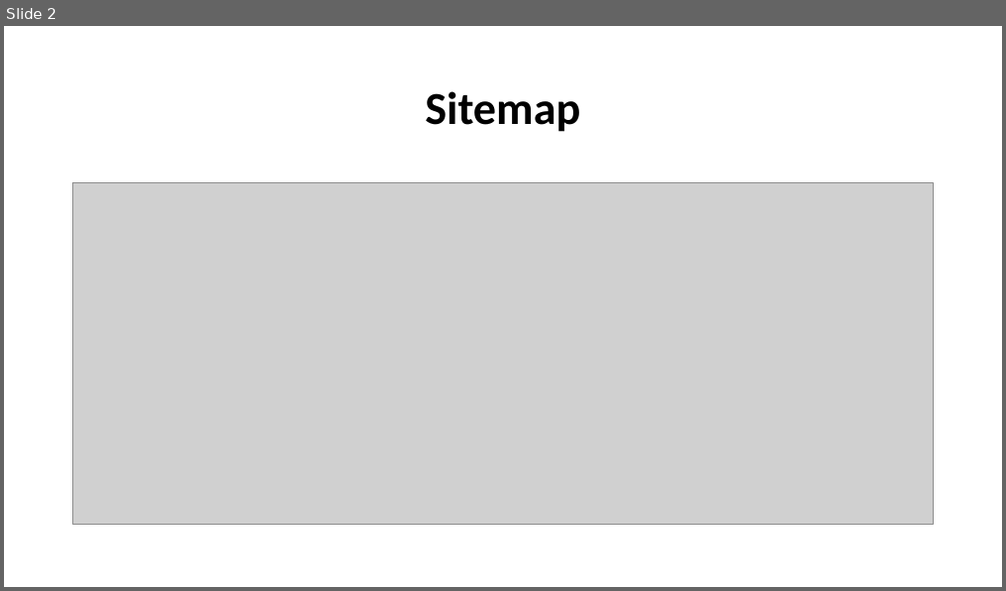
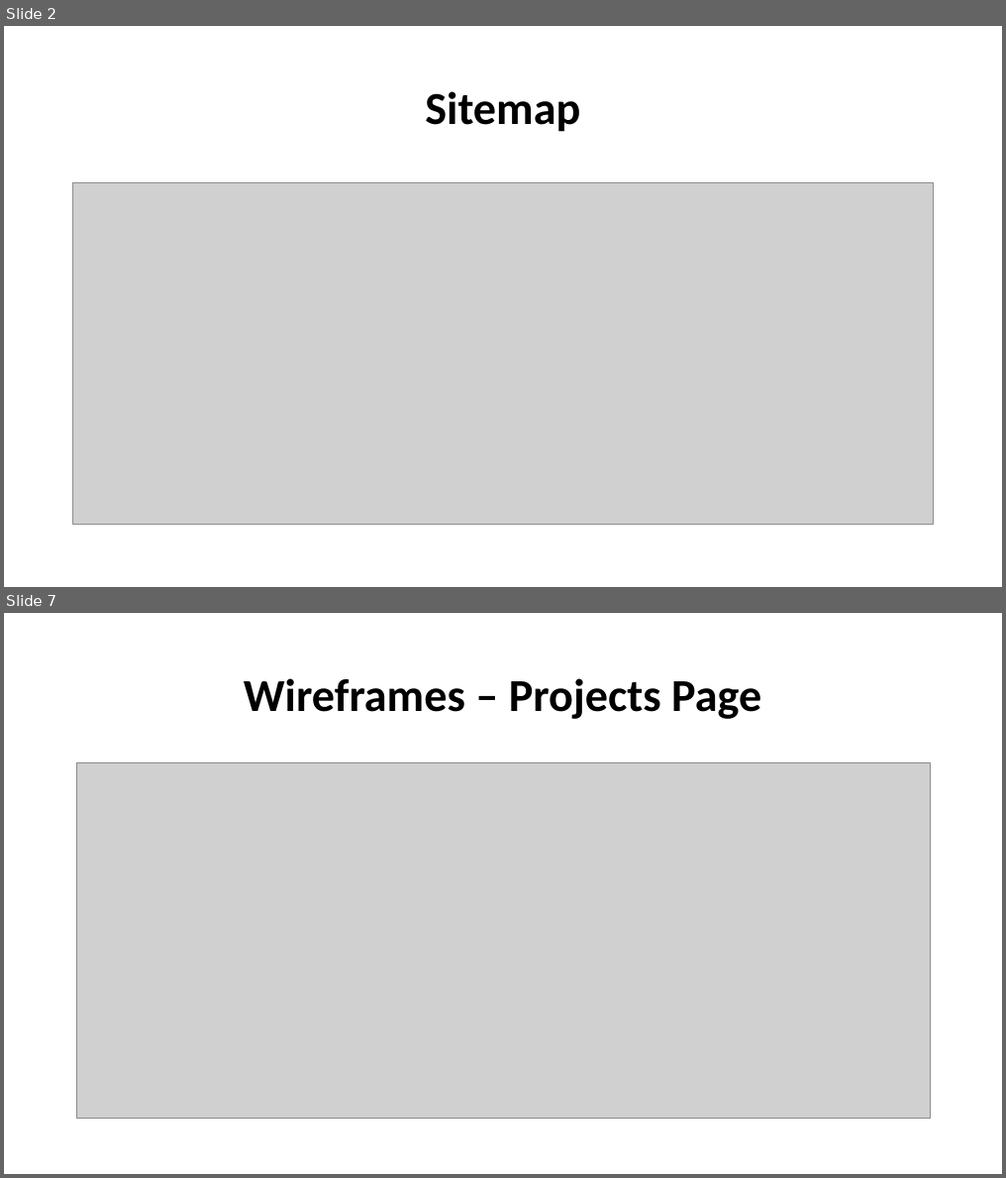
Before and after one commit to quachck/DavidQuach_T1A2, a slide deck: ppt/portfolio-slidedeck.pptx. Shown one above the other, each under a label of ours: slide 2 before the commit, slides 2 and 7 after it; the slides between them are not shown. The pictures are 1006x591 and 1006x1178 pixels, drawn with LibreOffice and Linux fonts; fonts in the diff are those of the drawing; grey boxes stand for pictures. Boxes give left, top, right and bottom in pixels: in the first picture for what was removed or moved away, otherwise in the second. Text is boxed around its words. In the diff, an @@ line names an element or a change of style, - is before the commit and + after.

```diff
--- a/ppt/portfolio-slidedeck.pptx
+++ b/ppt/portfolio-slidedeck.pptx
@@ slide 7 added at (x1=4, y1=613, x2=1002, y2=1174), background #FFFFFF @@
@@ title added at (x1=244, y1=678, x2=761, y2=719), 44 pt, text #000000, bold @@
+Wireframes – Projects Page
@@ picture added at (x1=76, y1=762, x2=930, y2=1119) @@
```
Also in this commit, not shown: 9 other slides added, 1 slide removed, 28 other files.
